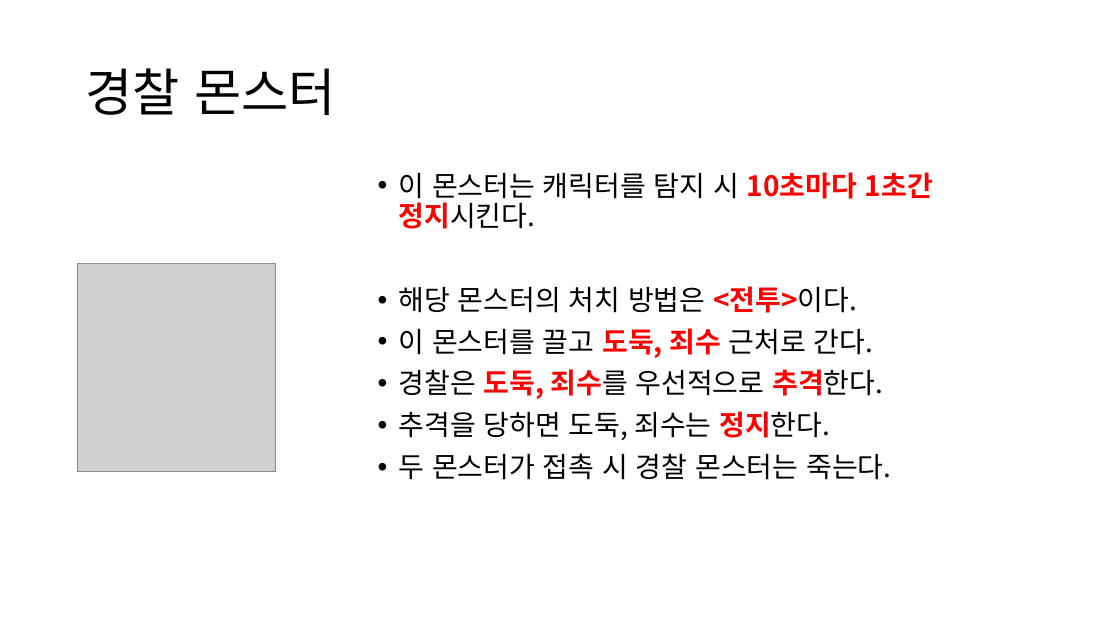
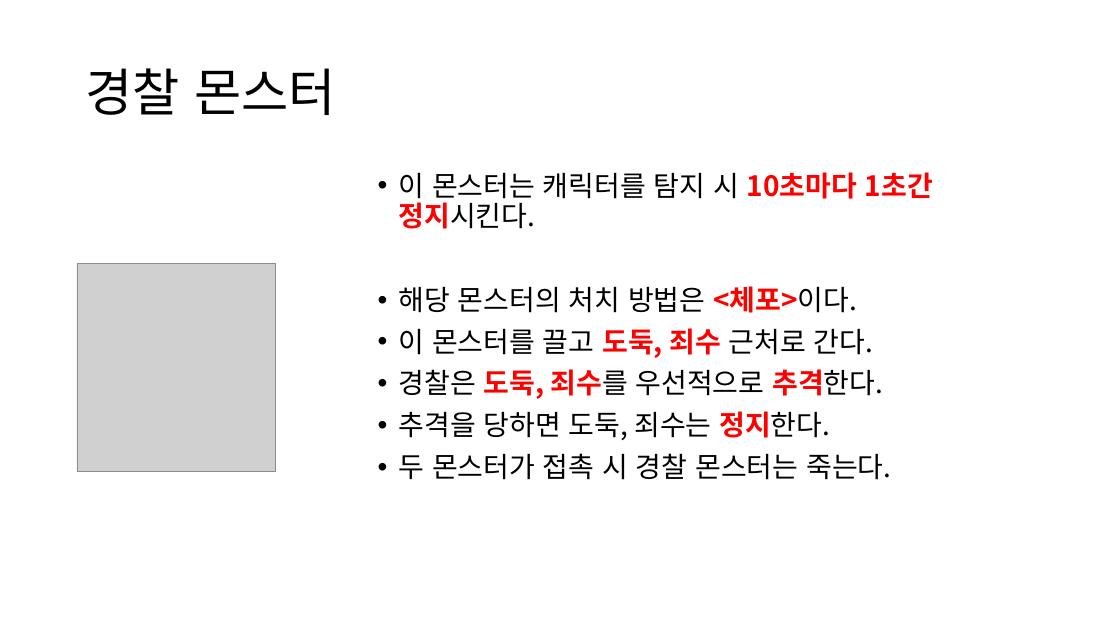
Before and after one commit to yimgunho/Witch_of_Time, a slide deck: slide 8 of 시간의 마녀_몬스터 기획.pptx (slide 7 before the commit). Drawn at 1120x630 pixels with LibreOffice and Linux fonts; fonts in the diff are those of the drawing; grey boxes stand for pictures. Boxes give left, top, right and bottom in pixels: in the first picture for what was removed or moved away, otherwise in the second. Text is boxed around its words. In the diff, an @@ line names an element or a change of style, - is before the commit and + after.

Commit message:
몬스터 기획 4

```diff
--- a/시간의 마녀_몬스터 기획.pptx
+++ b/시간의 마녀_몬스터 기획.pptx
@@ text at [399,286,857,313]: text changed @@
-• 해당 몬스터의 처치 방법은 <전투>이다.
+• 해당 몬스터의 처치 방법은 <체포>이다.
```
Also in this commit, not shown: 7 other slides changed.
